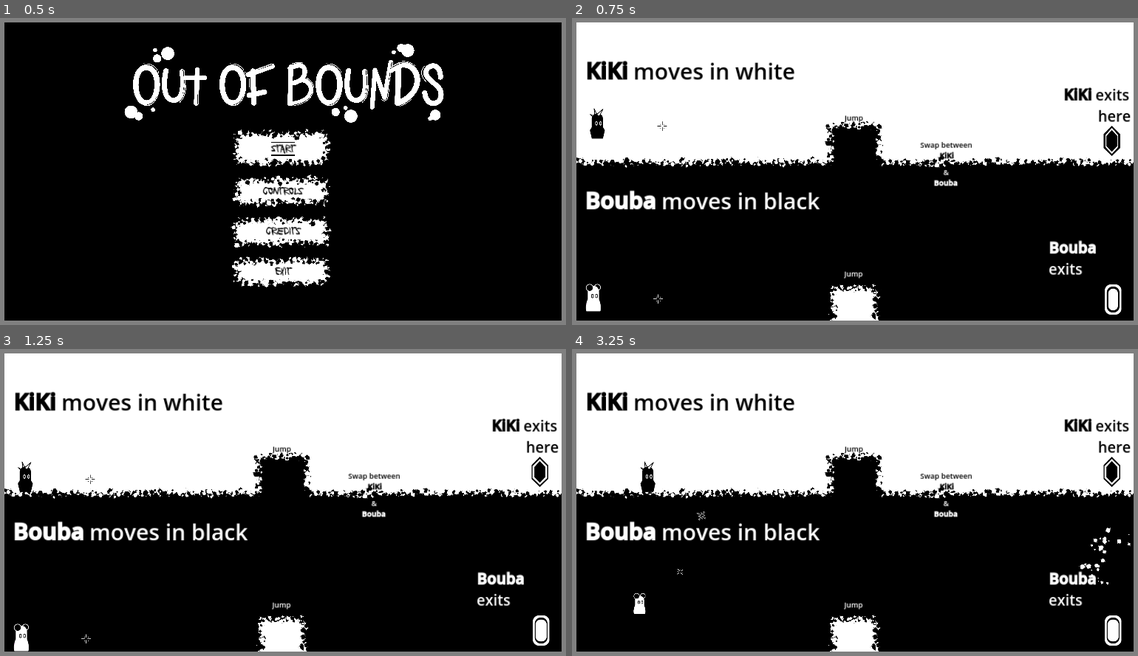
Above: before the commit, frames 1-4 (two rows, left to right).
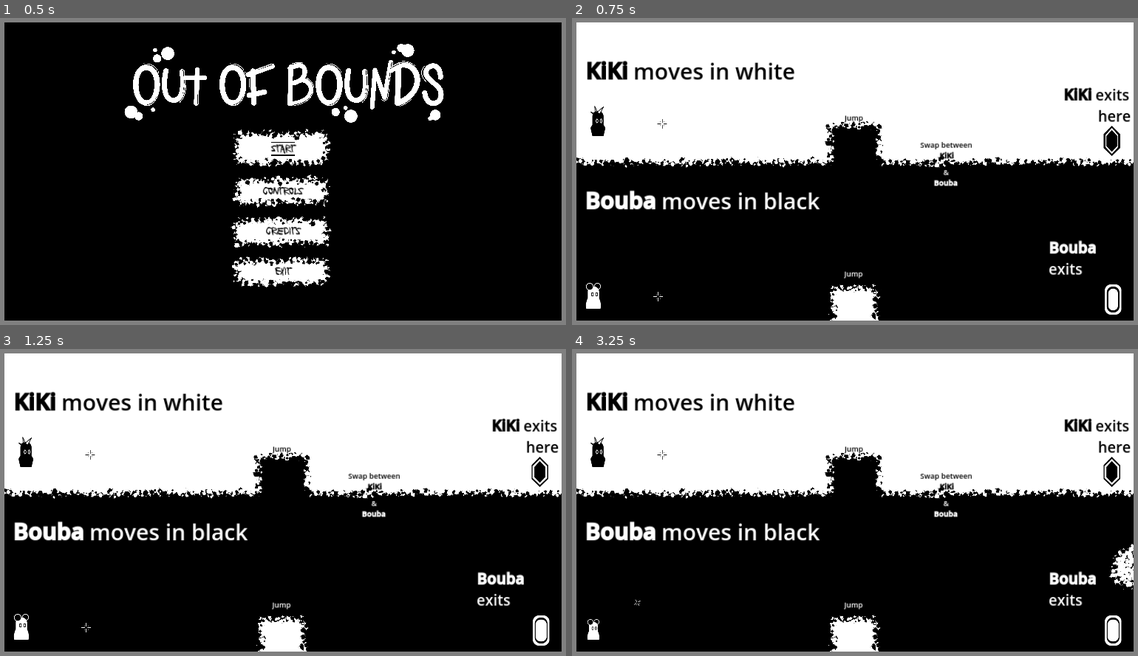
Above: after the commit, the same moments.

Repository: RobotRamen/margin
Game: Godot game, scene res://theme/empty.tscn
The game is run twice, just before and just after one commit, with the same random seed, the same clock (stepped at 60 frames per second) and the same inputs.
Inputs (mouse positions are in pixels of both pictures, inside the frame that each line leads up to):
- Up to frame 1 (0.5 s): no input
- Up to frame 2 (0.75 s): click "Start" at 0.5 s
- Up to frame 3 (1.25 s): no input
- Up to frame 4 (3.25 s): move the mouse to (985, 487) at 1.27 s; hold D (right_0) 1.28-2.78 s; tap Ctrl (restore_0) at 1.35, 3.05 s; click (985, 487) at 1.42 s; tap Space (jump_0) at 1.52, 1.82, 2.27, 2.3, 2.57, 2.85 s; tap E (switch) at 1.55, 2.1 s; move the mouse to (736, 517) at 2.02 s; move the mouse to (911, 428) at 2.77 s; hold A (left_0) from 2.78 s (still down)

Frame 1 is identical in both runs. In frame 2, 0.2% of the frame differs, in the area x 2-17%, y 28-96%; in frame 3, 0.6%; in frame 4, 1.1%, in the area x 2-100%, y 28-95%.
Error after the commit: Invalid type in function 'is_action_just_pressed' in base 'Input'. Cannot convert argument 1 from Nil to StringName. (res://character.gd:68)

Commit message:
working on control fixes

Diff:
--- a/character.gd
+++ b/character.gd
@@ -7,9 +7,10 @@
 
 @export var controlled_by_0 = true
 @export var controlled_by_1 = false
-var jump_b = "jump_0"
-var shoot_b = "shoot_0"
-var restore_b = "restore_0"
+@export var is_single_player = true
+var jump_b
+var shoot_b
+var restore_b
 var switch_b = "switch"
 
 var bullet_impulse = 2000
@@ -48,14 +49,7 @@
 
 
 func _ready():
-	if controlled_by_0:
-		jump_b = "jump_0"
-		shoot_b = "shoot_0"
-		restore_b = "restore_0"
-	if controlled_by_1:
-		jump_b = "jump_1"
-		shoot_b = "shoot_1"
-		restore_b = "restore_1"
+	set_controls()
 
 
 func _physics_process(delta):
@@ -79,21 +73,11 @@
 
 	# Get the input direction and handle the movement/deceleration.
 	# As good practice, you should replace UI actions with custom gameplay actions.
-	if controlled_by_0:
-		direction = Input.get_axis("left_0", "right_0")
-	elif controlled_by_1:
-		direction = Input.get_axis("left_1", "right_1")
-	else:
-		direction = 0
+	set_direction()
 
 	velocity.x = direction * SPEED
 
-	if controlled_by_0:
-		look_direction = Input.get_vector("look_left_0", "look_right_0", "look_up_0", "look_down_0")
-	elif controlled_by_1:
-		look_direction = Input.get_vector("look_left_1", "look_right_1", "look_up_1", "look_down_1")
-	else:
-		look_direction = Vector2(0,0)
+	set_look_direction()
 
 	if look_direction.length() >= 0.1:
 		gun.look_at(gun.global_position + look_direction)
@@ -194,18 +178,35 @@
 func switch():
 	controlled_by_0 = !controlled_by_0
 	controlled_by_1 = !controlled_by_1
+	set_controls()
 	if controlled_by_0:
-		jump_b = "jump_0"
-		shoot_b = "shoot_0"
-		restore_b = "restore_0"
 		switch_sound.play()
-	else:
-		jump_b = "jump_1"
-		shoot_b = "shoot_1"
-		restore_b = "restore_1"
 
 func tween_to_size(target_size : Vector2):
 	if tween:
 		tween.kill() # Abort the previous animation.
 	tween = create_tween().set_ease(Tween.EASE_OUT).set_trans(Tween.TRANS_ELASTIC)
 	tween.tween_property(self, "scale", target_size, 1)
+
+func set_controls():
+	if is_single_player:
+		if controlled_by_0:
+			jump_b = "jump_0"
+			shoot_b = "shoot_0"
+			switch_b = "switch_0"
+
+func set_direction():
+	if controlled_by_0:
+		direction = Input.get_axis("left_0", "right_0")
+	elif controlled_by_1:
+		direction = Input.get_axis("left_1", "right_1")
+	else:
+		direction = 0
+
+func set_look_direction():
+	if controlled_by_0:
+		look_direction = Input.get_vector("look_left_0", "look_right_0", "look_up_0", "look_down_0")
+	elif controlled_by_1:
+		look_direction = Input.get_vector("look_left_1", "look_right_1", "look_up_1", "look_down_1")
+	else:
+		look_direction = Vector2(0,0)
--- a/project.godot
+++ b/project.godot
@@ -26,6 +26,10 @@
 window/size/viewport_height=1080
 window/stretch/mode="canvas_items"
 
+[dotnet]
+
+project/assembly_name="Margin"
+
 [input]
 
 ui_accept={
